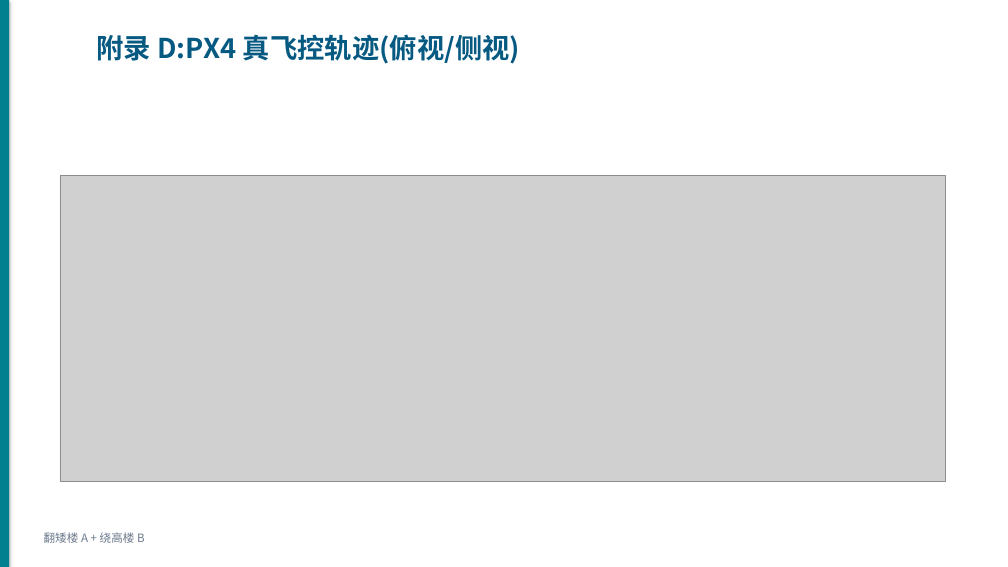
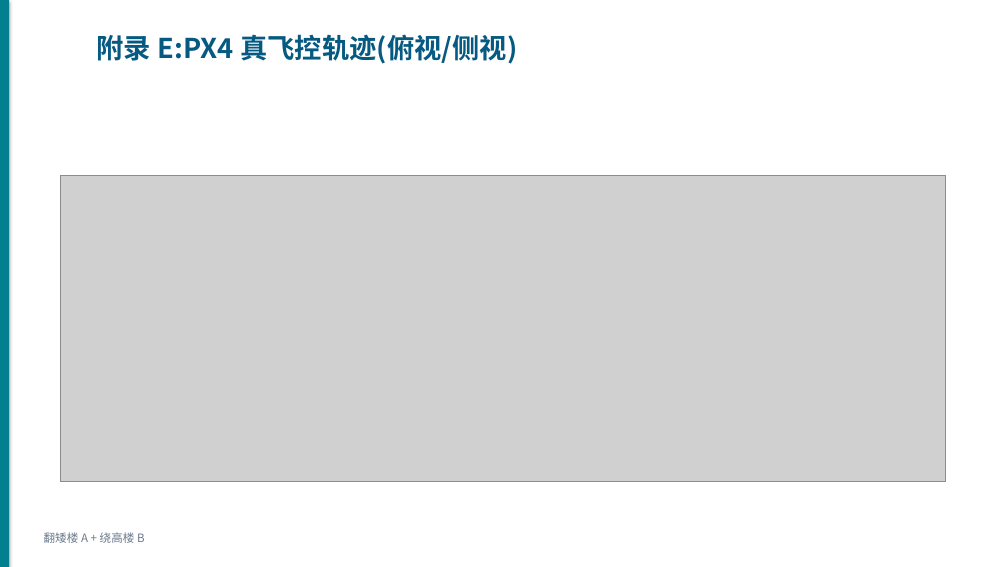
Before and after one commit to wbz0429/PathPlanningwithEnergy, a slide deck: slide 22 of autoresearch/energy_m100/experiments/midterm_defense.pptx (slide 18 before the commit). Drawn at 1008x567 pixels with LibreOffice and Linux fonts; fonts in the diff are those of the drawing; grey boxes stand for pictures. Boxes give left, top, right and bottom in pixels: in the first picture for what was removed or moved away, otherwise in the second. Text is boxed around its words. In the diff, an @@ line names an element or a change of style, - is before the commit and + after.

```diff
--- a/autoresearch/energy_m100/experiments/midterm_defense.pptx
+++ b/autoresearch/energy_m100/experiments/midterm_defense.pptx
@@ text at [97,34,517,64]: text changed @@
-附录 D:PX4 真飞控轨迹(俯视/侧视)
+附录 E:PX4 真飞控轨迹(俯视/侧视)
```
Also in this commit, not shown: 16 other slides changed, 4 slides added, 1 other file.
